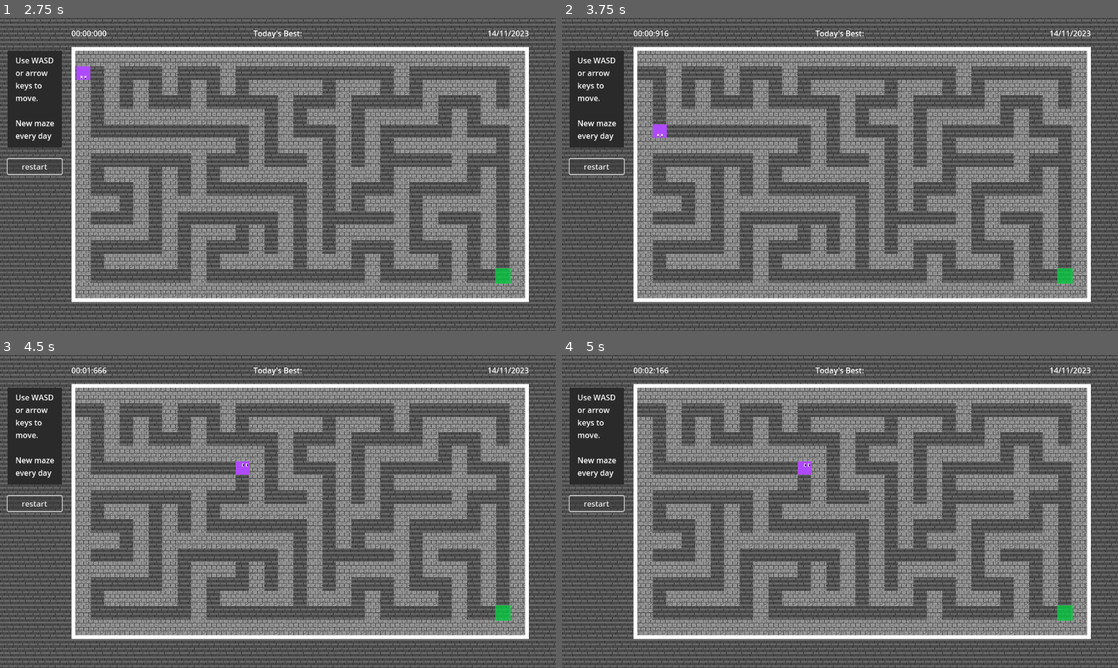
Above: before the commit, frames 1-4 (two rows, left to right).
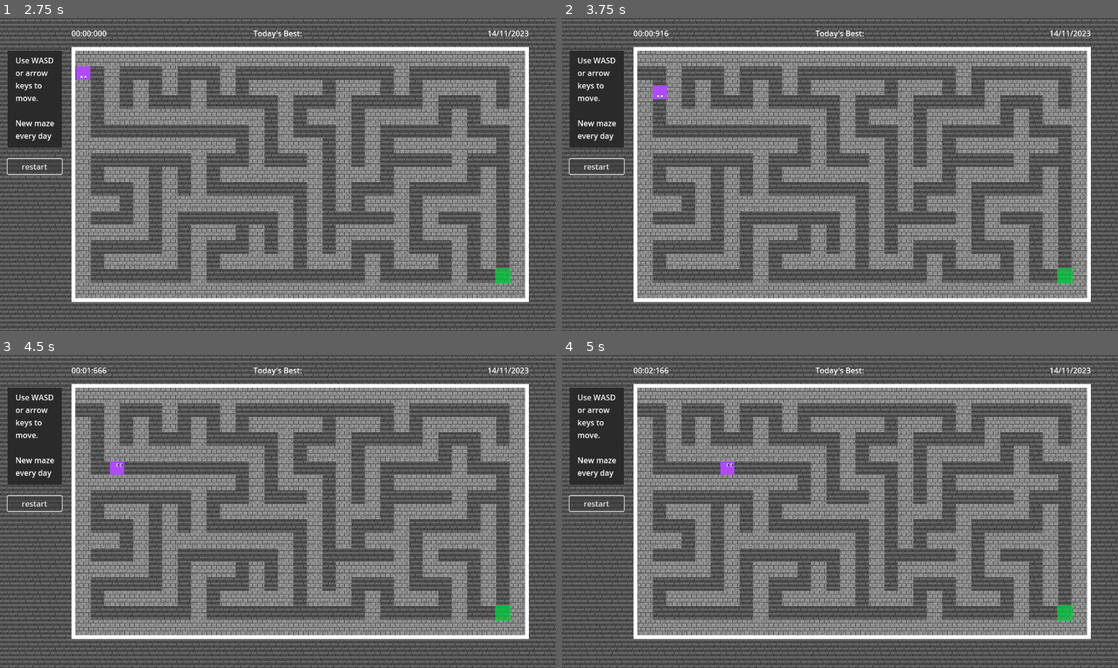
Above: after the commit, the same moments.

Repository: GuySandler/One-Maze-Per-Day
Game: Godot game, scene res://game.tscn
Same seed, same stepped clock (60 frames per second), same inputs: the game is played once before the commit and once after it.
Inputs:
- Up to frame 1 (2.75 s): click "restart" at 0.5 s; click "restart" at 1.25 s; click "restart" at 2 s
- Up to frame 2 (3.75 s): tap Enter at 2.75 s; hold Right (ui_right) 2.78-3.53 s; hold Down (ui_down) from 3.53 s (still down)
- Up to frame 3 (4.5 s): release Down (ui_down) at 4.28 s; hold Right (ui_right) from 4.28 s (still down)
- Up to frame 4 (5 s): keep holding Right (ui_right)

Frame 1 is identical in both runs. In frame 2, 0.2% of the frame differs, in the area x 16-19%, y 21-39%; in frame 3, 0.2%; in frame 4, 0.2%.

Commit message:
movement fix

Diff:
--- a/player.gd
+++ b/player.gd
@@ -3,7 +3,7 @@
 signal timer_updated(time_text: String)
 signal timer_finished(time_text: String)
 
-const SPEED := 2000
+const SPEED := 200
 const GOAL_REACH_DISTANCE := 12.0
 
 var timer_started := false
Not shown, changed: README.md
